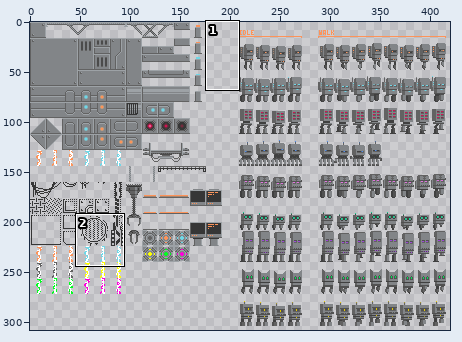
Edited in one commit: sprite sheet (img/0x72_16x16RobotTileset.v1.png). The first picture is a wide view before the edit; the outline marks the close-up.
Close-up. Old version:
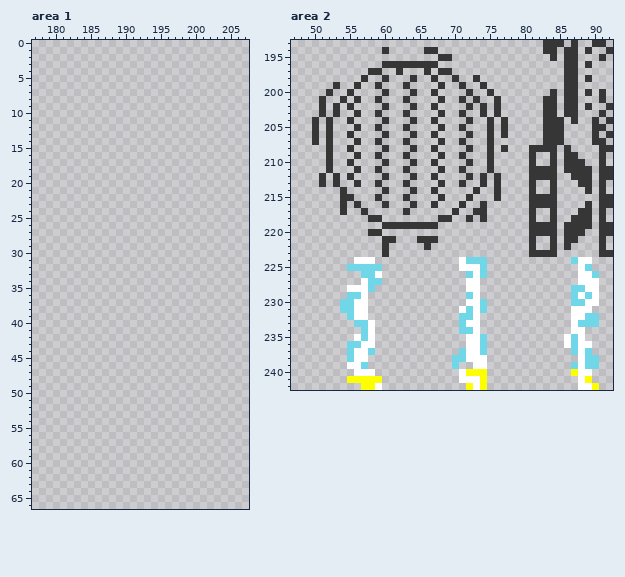
The file is 512x512 pixels. Colours within 5 levels of each other are drawn and written as one. Shown: area 1: x 177..207, y 0..66; area 2: x 47..92, y 193..242. The wide view leaves out empty margins. The commit also changed other parts of the picture, which this record leaves out.
The same view after the edit:
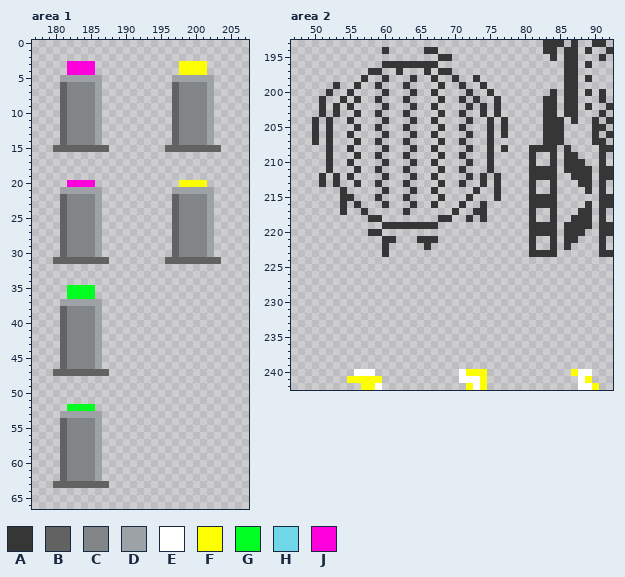
Palette (. is transparent): A #363636  B #626262  C #828588  D #9da2a6  E #ffffff  F #fdff00  G #00ff21  H #6fd7e7  J #ff00dc
Diff:
Area 1:
Colour B now appears in rows 6 to 14 at x 181 and 197; in row 15 at x 180 to 187 and 196 to 203; in rows 22 to 30 at x 181 and 197; in row 31 at x 180 to 187 and 196 to 203; in rows 38 to 46 at x 181; in row 47 at x 180 to 187.
Colour B now appears in rows 54 to 62 at x 181; in row 63 at x 180 to 187.
Colour C now appears in rows 6 to 14 at x 182 to 185 and 198 to 201; in rows 22 to 30 at x 182 to 185 and 198 to 201; in rows 38 to 46 at x 182 to 185; in rows 54 to 62 at x 182 to 185.
Colour D now appears in row 5 at x 181 to 186 and 197 to 202; in rows 6 to 14 at x 186 and 202; in row 21 at x 181 to 186 and 197 to 202; in rows 22 to 30 at x 186 and 202; in row 37 at x 181 to 186; in rows 38 to 46 at x 186.
Colour D now appears in row 53 at x 181 to 186; in rows 54 to 62 at x 186.
Colour F now appears in rows 3 to 4 at x 198 to 201; in row 20 at x 198 to 201.
Colour G now appears in rows 35 to 36 at x 182 to 185; in row 52 at x 182 to 185.
Colour J now appears in rows 3 to 4 at x 182 to 185; in row 20 at x 182 to 185.
Area 2:
Colour E is gone in row 224 at x 56 to 58, 71 and 88 to 89; in row 225 at x 71 to 73 and 88; in row 226 at x 59, 73 and 88 to 89; in row 227 at x 57, 72 to 73 and 88 to 90; in row 228 at x 55 to 57, 72 to 73 and 89 to 90; in row 229 at x 57, 73, 88 and 90.
Colour E is gone in row 230 at x 56 to 57, 72 to 73 and 89 to 90; in row 231 at x 56 to 57, 71, 73 and 87 to 89; in row 232 at x 56 to 57, 73 and 87 to 88; in row 233 at x 58, 72 to 73 and 87; in row 234 at x 58, 73 and 87 to 88; in row 235 at x 56, 58, 72 to 73, 86 and 88.
Colour E is gone in row 236 at x 57 to 58, 72 to 73, 86 and 88 to 89; in row 237 at x 56 to 57, 72 to 73 and 88; in row 238 at x 56 to 57, 72 to 74 and 88; in row 239 at x 55 to 56, 73 to 74 and 88.
Colour H is gone in row 224 at x 72 to 74 and 87; in row 225 at x 55 to 59, 74 and 89; in row 226 at x 57 to 58, 72, 74 and 90; in row 227 at x 58 to 59; in row 228 at x 58 and 87 to 88; in row 229 at x 55 to 56, 72, 87 and 89.
Colour H is gone in row 230 at x 54 to 55, 74 and 87 to 88; in row 231 at x 54 to 55, 72 and 74; in row 232 at x 55, 71 to 72 and 89 to 90; in row 233 at x 56 to 57, 71 and 88 to 90; in row 234 at x 57 and 71 to 72; in row 235 at x 57, 74 and 87.
Colour H is gone in row 236 at x 55 to 56, 74 and 87; in row 237 at x 55, 58, 71, 74, 87 and 89; in row 238 at x 55, 70 to 71 and 89 to 90; in row 239 at x 57, 70, 87 and 89 to 90.
Pixel boxes of the changes (left, top, right, bottom) in both close-ups:
added: (53, 61, 109, 376)
added: (165, 61, 221, 264)
added: (53, 404, 109, 488)
erased: (340, 257, 382, 369)
erased: (452, 257, 487, 369)
erased: (564, 257, 599, 369)
